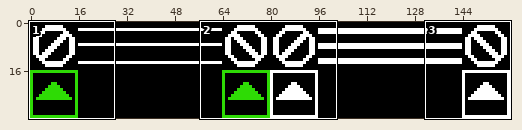
Edited in one commit: sprite sheet (games/salvage/res/gate.png). The picture above shows the old version from afar; the outline marks the close-up.
Close-up. Earlier state:
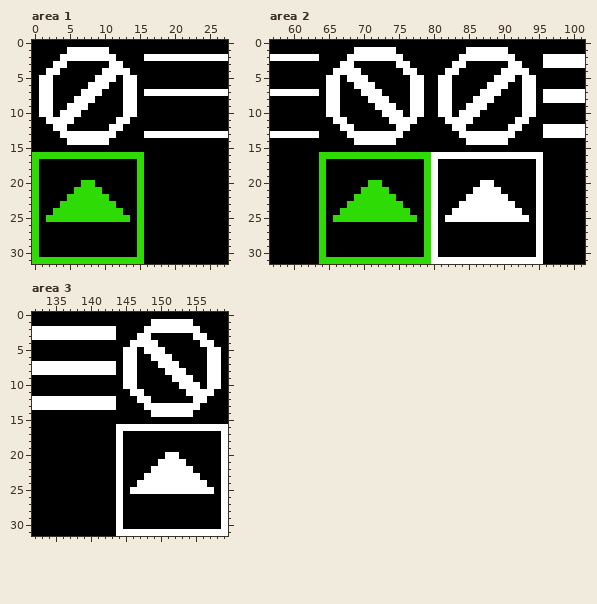
The file is 160x32 pixels. Colours within 5 levels of each other are drawn and written as one. Shown: area 1: x 0..27, y 0..31; area 2: x 57..101, y 0..31; area 3: x 132..159, y 0..31.
New version:
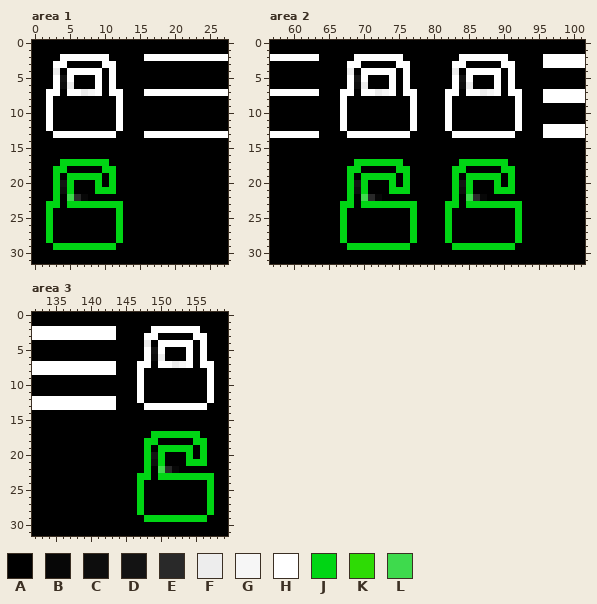
Palette (. is transparent): A #000000  B #070707  C #0d0d0d  D #131313  E #292929  F #ededed  G #f6f6f6  H #ffffff  J #00d514  K #2edb05  L #3eda4d
Log entry: icon and gate consistency
Change:
Changed rows in their new state; - is an unchanged pixel.
Area 1:
first column x 0:
 1 -----AAAAAA-----
 2 -----------A----
 3 ----------H-A---
 4 --AF-HHHHHA-AA--
 5 -AAHDH----A--AA-
 6 -AAHCF--A-AH-AA-
 7 -A-H-HHFG--HHAA-
 8 -A----AAA---HAA-
 9 -A---AAA----HAA-
10 -A--AAA-----HAA-
11 ---AAA-------A--
12 --HAA------A----
13 ---H------------
14 -----AAAAAA-----
16 AAAAAAAAAAAAAAAA
17 A---JJJJJJJ----A
18 A--JJ-----JJ---A
19 A--J-JJJJJ-J---A
20 A--JDJ-AAJ-J---A
21 A--JCJAAAJJJ---A
22 A--J-LEBAAA----A
23 A-JJAJJJJJJJJ--A
24 A-JAAAAAAAAAJ--A
25 A-JAAAAAAAAAJA-A
26 A-J---------J--A
27 A-J---------J--A
28 A-J---------J--A
29 A--JJJJJJJJJ---A
30 A--------------A
31 AAAAAAAAAAAAAAAA
Area 2:
first column x 64:
 1 -----AAAAAA----------AAAAAA-----
 2 ----A----------------------A----
 3 ---A-H--------------------H-A---
 4 --AAFAHHHHH--A----AF-HHHHHA-AA--
 5 -AA--D----H-HAA--AAHDH----A--AA-
 6 -AA-HCFA--H-HAA--AAHCF--A-AH-AA-
 7 -AAHH---FGH-H-A--A-H-HHFG--HHAA-
 8 -AAH---AAA----A--A----AAA---HAA-
 9 -AAH----AAA---A--A---AAA----HAA-
10 -AAH-----AAA--A--A--AAA-----HAA-
11 --A-------AAA------AAA-------A--
12 ----A------AAH----HAA------A----
13 ------------H------H------------
14 -----AAAAAA----------AAAAAA-----
16 AAAAAAAAAAAAAAAAAAAAAAAAAAAAAAAA
17 A----JJJJJJJ---AA---JJJJJJJ----A
18 A---JJ-----JJ--AA--JJ-----JJ---A
19 A---J-JJJJJ-J--AA--J-JJJJJ-J---A
20 A---JDJAA-J-J--AA--JDJ-AAJ-J---A
21 A---JCJAAAJJJ--AA--JCJAAAJJJ---A
22 A---JALEBAA----AA--J-LEBAAA----A
23 A--JJAJJJJJJJJ-AA-JJAJJJJJJJJ--A
24 A--JAAAAAAAAAJ-AA-JAAAAAAAAAJ--A
25 A-AJAAAAAAAAAJ-AA-JAAAAAAAAAJA-A
26 A--J---------J-AA-J---------J--A
27 A--J---------J-AA-J---------J--A
28 A--J---------J-AA-J---------J--A
29 A---JJJJJJJJJ--AA--JJJJJJJJJ---A
30 A--------------AA--------------A
31 AAAAAAAAAAAAAAAAAAAAAAAAAAAAAAAA
Area 3:
first column x 144:
 1 -----AAAAAA-----
 2 ----A-----------
 3 ---A-H----------
 4 --AAFAHHHHH--A--
 5 -AA--D----H-HAA-
 6 -AA-HCFA--H-HAA-
 7 -AAHH---FGH-H-A-
 8 -AAH---AAA----A-
 9 -AAH----AAA---A-
10 -AAH-----AAA--A-
11 --A-------AAA---
12 ----A------AAH--
13 ------------H---
14 -----AAAAAA-----
16 AAAAAAAAAAAAAAAA
17 A----JJJJJJJ---A
18 A---JJ-----JJ--A
19 A---J-JJJJJ-J--A
20 A---JDJAA-J-J--A
21 A---JCJAAAJJJ--A
22 A---JALEBAA----A
23 A--JJAJJJJJJJJ-A
24 A--JAAAAAAAAAJ-A
25 A-AJAAAAAAAAAJ-A
26 A--J---------J-A
27 A--J---------J-A
28 A--J---------J-A
29 A---JJJJJJJJJ--A
30 A--------------A
31 AAAAAAAAAAAAAAAA
Where, in picture pixels (left, top, right, bottom), the same in both close-ups:
changed: (32, 47, 144, 264)
changed: (319, 47, 543, 264)
changed: (116, 319, 228, 536)
